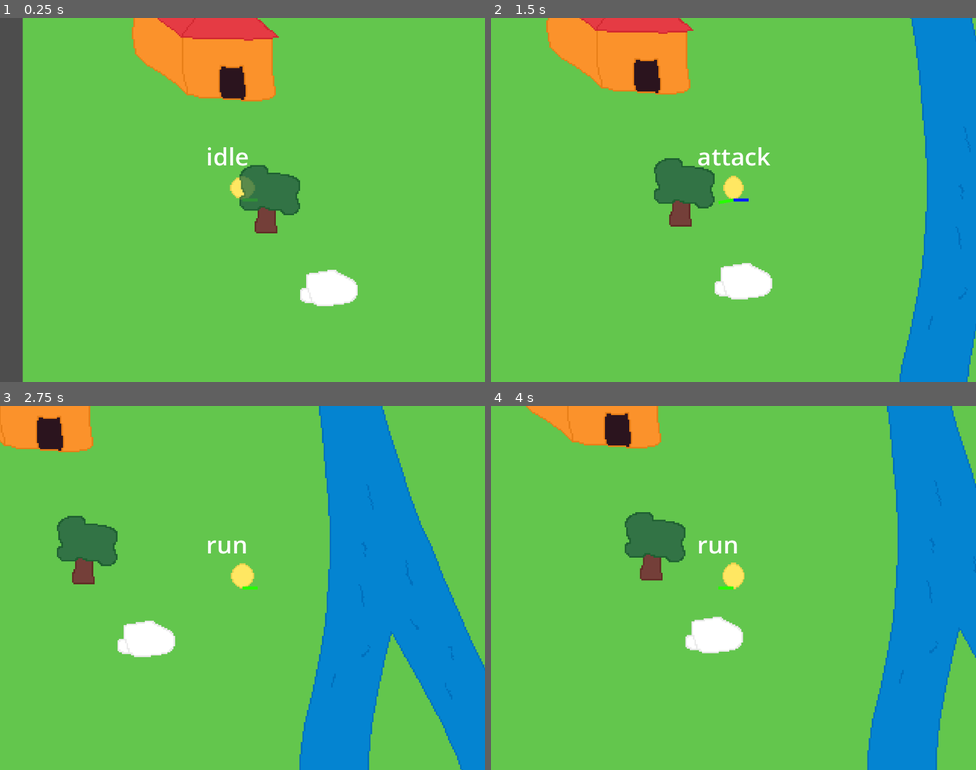
Above: before the commit, frames 1-4 (two rows, left to right).
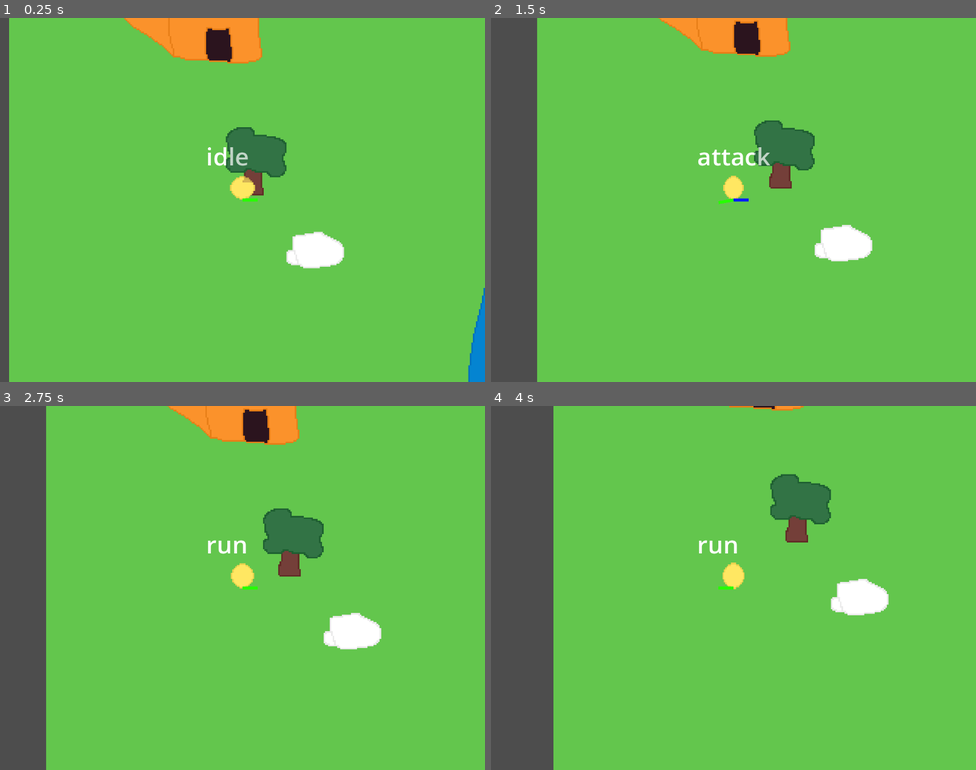
Above: after the commit, the same moments.

Repository: e-Forest/prototype_combat
Game: Godot game, scene res://scn/game.tscn
Two runs of this game, one before a commit and one after it. Both use one fixed random seed, a clock stepped at 60 frames per second and the inputs below.
Inputs (mouse positions are in pixels of both pictures, inside the frame that each line leads up to):
- Up to frame 1 (0.25 s): no input
- Up to frame 2 (1.5 s): tap Enter at 0.5 s; move the mouse to (840, 181) at 0.52 s; press the mouse at (840, 181) at 0.53 s; hold D (east) 0.53-1.28 s; move the mouse to (636, 218) at 1.27 s; release the mouse at (636, 218) at 1.28 s; hold S (south) from 1.28 s (still down); click (636, 218) at 1.35 s
- Up to frame 3 (2.75 s): move the mouse to (291, 507) at 2.02 s; release S (south) at 2.03 s; press the mouse at (291, 507) at 2.03 s; hold D (east) from 2.03 s (still down)
- Up to frame 4 (4 s): move the mouse to (709, 660) at 2.77 s; release D (east) at 2.78 s; release the mouse at (709, 660) at 2.78 s; hold W (north) 2.78-3.53 s; click (709, 660) at 2.85 s; move the mouse to (879, 642) at 3.52 s; press the mouse at (879, 642) at 3.53 s; hold A (west) from 3.53 s (still down)

The runs differ from the first frame. In frame 1, 13% of the frame differs, in the area x 1-100%, y 0-100%; in frame 2, 33%; in frame 3, 39%, in the area x 0-100%, y 0-100%; in frame 4, 36%.
Error before the commit: Invalid call. Nonexistent function 'set_target_location' in base 'NavigationAgent2D'. (res://src/npc.gd:14)
Error after the commit: Invalid call. Nonexistent function 'set_target_location' in base 'NavigationAgent2D'. (res://src/player.gd:80)

Commit message:
bewegen auf navmash funtioniert

Diff:
--- a/scn/player.tscn
+++ b/scn/player.tscn
@@ -148,3 +148,5 @@
 
 [node name="shape" type="CollisionShape2D" parent="HitBoxStitch"]
 shape = SubResource("CircleShape2D_fvx33")
+
+[node name="NavAgent" type="NavigationAgent2D" parent="."]
--- a/scn/test_map.tscn
+++ b/scn/test_map.tscn
@@ -1,19 +1,18 @@
-[gd_scene load_steps=14 format=3 uid="uid://bnoej6qxytdx"]
+[gd_scene load_steps=13 format=3 uid="uid://bnoej6qxytdx"]
 
 [ext_resource type="Texture2D" uid="uid://duhquuceg4qtv" path="res://ass/ground1.png" id="1_8q8s3"]
 [ext_resource type="Script" path="res://src/test_map.gd" id="1_yj7ra"]
 [ext_resource type="Texture2D" uid="uid://cg20pg4lqc5jg" path="res://ass/ground2.png" id="2_t7f11"]
 [ext_resource type="Texture2D" uid="uid://bmll6ikuewmfy" path="res://ass/objects1.png" id="3_6dvnm"]
 [ext_resource type="Texture2D" uid="uid://c5kwg4lwrtfmc" path="res://ass/objects2.png" id="4_vpsec"]
-[ext_resource type="PackedScene" uid="uid://cfyi60se7jt3d" path="res://scn/npc.tscn" id="6_7n42m"]
 [ext_resource type="Shader" path="res://shd/test_map.gdshader" id="6_8q05f"]
 [ext_resource type="Texture2D" uid="uid://bogskpv6jw5g3" path="res://ass/is_top1.png" id="7_7ubgj"]
 [ext_resource type="PackedScene" uid="uid://di0pb23hwj7qv" path="res://scn/player.tscn" id="7_o1uyt"]
 
 [sub_resource type="NavigationPolygon" id="NavigationPolygon_exdxa"]
-vertices = PackedVector2Array(314, 142, 317, 246, 225, 285, 181, 284, 174, 253, 173, 240, 173, 164, 300, 70, 298, 374, 220, 298, 318, 444, 357, 509, 1, 510, 148, 238, 106, 161, 177, 300, 284, 3, 136, 130, 3, 3, 66, 127, 145, 251)
+vertices = PackedVector2Array(314, 142, 317, 246, 225, 285, 181, 284, 174, 253, 173, 240, 173, 164, 300, 70, 298, 374, 224, 302, 318, 444, 357, 509, 1, 510, 148, 238, 106, 161, 177, 300, 284, 3, 136, 130, 3, 3, 66, 127, 145, 251)
 polygons = [PackedInt32Array(0, 1, 2, 3, 4, 5, 6, 7), PackedInt32Array(2, 1, 8, 9), PackedInt32Array(10, 11, 12), Packe …(232 unchanged characters)…
-outlines = [PackedVector2Array(3, 3, 284, 3, 300, 70, 314, 142, 317, 246, 298, 374, 318, 444, 357, 509, 1, 510), PackedVector2Array(66, 127, 136, 130, 173, 164, 106, 161), PackedVector2Array(148, 238, 173, 240, 174, 253, 145, 251), PackedVector2Array(181, 284, 225, 285, 220, 298, 177, 300)]
+outlines = [PackedVector2Array(3, 3, 284, 3, 300, 70, 314, 142, 317, 246, 298, 374, 318, 444, 357, 509, 1, 510), PackedVector2Array(66, 127, 136, 130, 173, 164, 106, 161), PackedVector2Array(148, 238, 173, 240, 174, 253, 145, 251), PackedVector2Array(181, 284, 225, 285, 224, 302, 177, 300)]
 
 [sub_resource type="SpriteFrames" id="SpriteFrames_4yye3"]
 animations = [{
@@ -33,7 +32,7 @@
 
 [sub_resource type="ShaderMaterial" id="ShaderMaterial_4twmn"]
 shader = ExtResource("6_8q05f")
-shader_parameter/alpha = 0.8
+shader_parameter/alpha = 0.3
 shader_parameter/is_top = ExtResource("7_7ubgj")
 
 [node name="TestMap" type="NavigationRegion2D"]
@@ -57,11 +56,13 @@
 frame = 1
 centered = false
 
-[node name="Npc" parent="." instance=ExtResource("6_7n42m")]
-position = Vector2(167, 79)
+[node name="is_top" type="Sprite2D" parent="."]
+visible = false
+texture = ExtResource("7_7ubgj")
+centered = false
 
 [node name="Player" parent="." instance=ExtResource("7_o1uyt")]
-position = Vector2(145, 227)
+position = Vector2(154, 252)
 
 [node name="Camera2d" type="Camera2D" parent="Player"]
 current = true
--- a/shd/test_map.gdshader
+++ b/shd/test_map.gdshader
@@ -1,7 +1,7 @@
 shader_type canvas_item;
 
 uniform sampler2D is_top;
-uniform float alpha: hint_range(0.0, 1.0, 0.1)=0.8;
+uniform float alpha: hint_range(0.0, 1.0, 0.1)=0.3;
 
 void fragment() {
 	vec4 c_obj = texture(TEXTURE,UV);
@@ -9,6 +9,8 @@
 
 	if(c_top.a > 0.0 && c_obj.a > 0.0){
 		COLOR = vec4(c_obj.r,c_obj.g,c_obj.b,alpha);
+	}else{
+		COLOR = vec4(c_obj.r,c_obj.g,c_obj.b,0.0);
 	}
 
 }
--- a/src/player.gd
+++ b/src/player.gd
@@ -22,6 +22,7 @@
 @onready var attack_ray = $AttackRay  as RayCast2D
 @onready var hit_box_stroke = $HitBoxStroke as HitBox
 @onready var hit_box_stitch = $HitBoxStitch as HitBox
+@onready var nav_agent = $NavAgent as NavigationAgent2D
 
 
 
@@ -50,13 +51,14 @@
 			update_aimpointer()
 			update_lookpointer(get_attack_direction())
 			update_hitbox_stitch()
-			if is_move_in_aim_direction() and is_attack_halftime_reached():
+			if is_move_in_aim_direction() and is_attack_halftime_reached() and is_position_walkable(global_position):
 				state_machine.current_state = States.Player.idle
 
 
 func update_attack_movement():
 	var a = attack_timer
 	var timer_percent = a.time_left/a.wait_time
+	var target_pos:Vector2
 	if timer_percent < 0.5:
 		var progress = timer_percent * 2
 		position = attack_start_pos.lerp(attack_end_pos,progress)
@@ -67,9 +69,19 @@
 
 func update_movement():
 	var v2 = PlayerInput.get_move_vector()
-	velocity = v2*speed
+	set_velocity_consider_nav(v2)
+#
 	move_dir_pointer.rotation = v2.angle()
 	move_and_slide()
+
+
+func set_velocity_consider_nav(v2:Vector2):
+	if v2 != Vector2.ZERO:
+		nav_agent.set_target_location(global_position+v2*10)
+		var next_location = nav_agent.get_next_location()
+		velocity = global_position.direction_to(next_location) * speed
+	else:
+		velocity = Vector2.ZERO
 
 
 func update_lookpointer(local_pos:Vector2):
@@ -107,6 +119,14 @@
 	return ret
 
 
+func is_position_walkable(pos:Vector2)->bool:
+	var old_target_pos = nav_agent.get_target_location()
+	nav_agent.set_target_location(pos)
+	var ret = nav_agent.is_target_reachable()
+	nav_agent.set_target_location(old_target_pos)
+	return ret
+
+
 func is_attack_halftime_reached()->bool:
 	return(attack_timer.time_left < attack_timer.wait_time/2)
 
